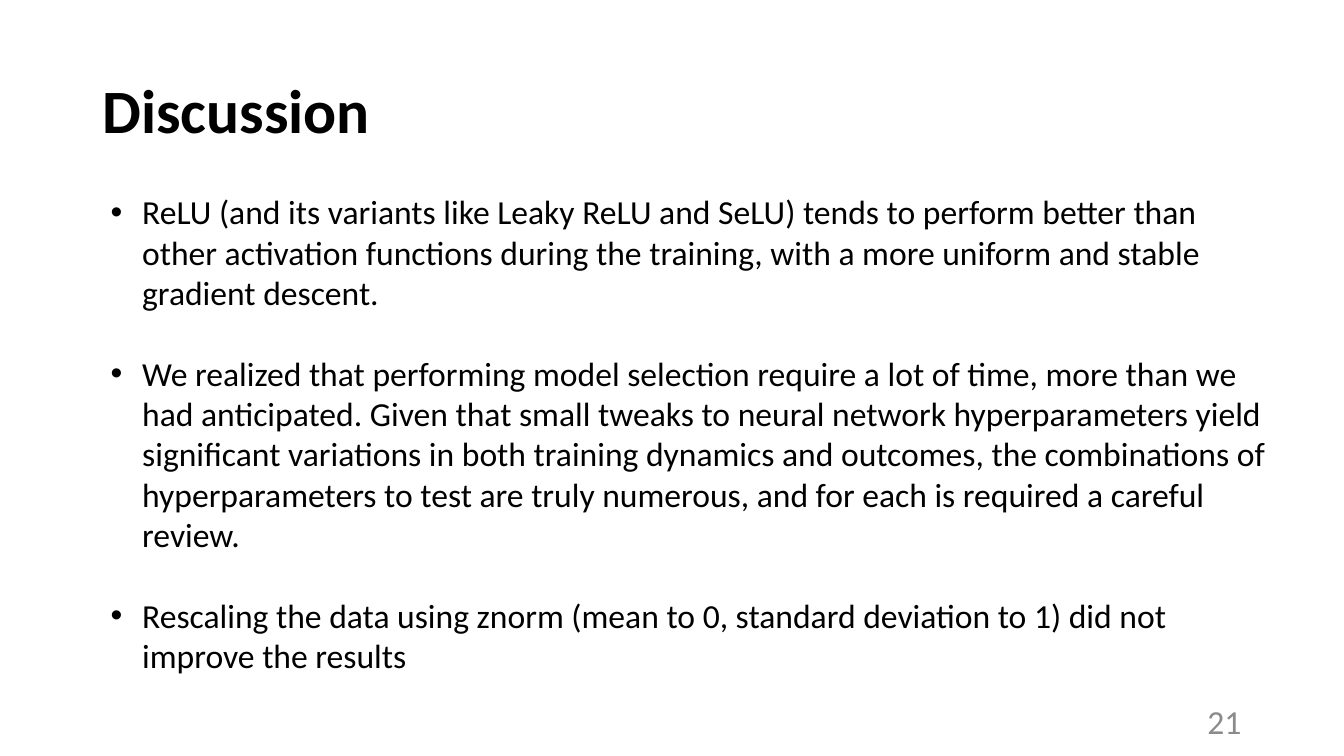
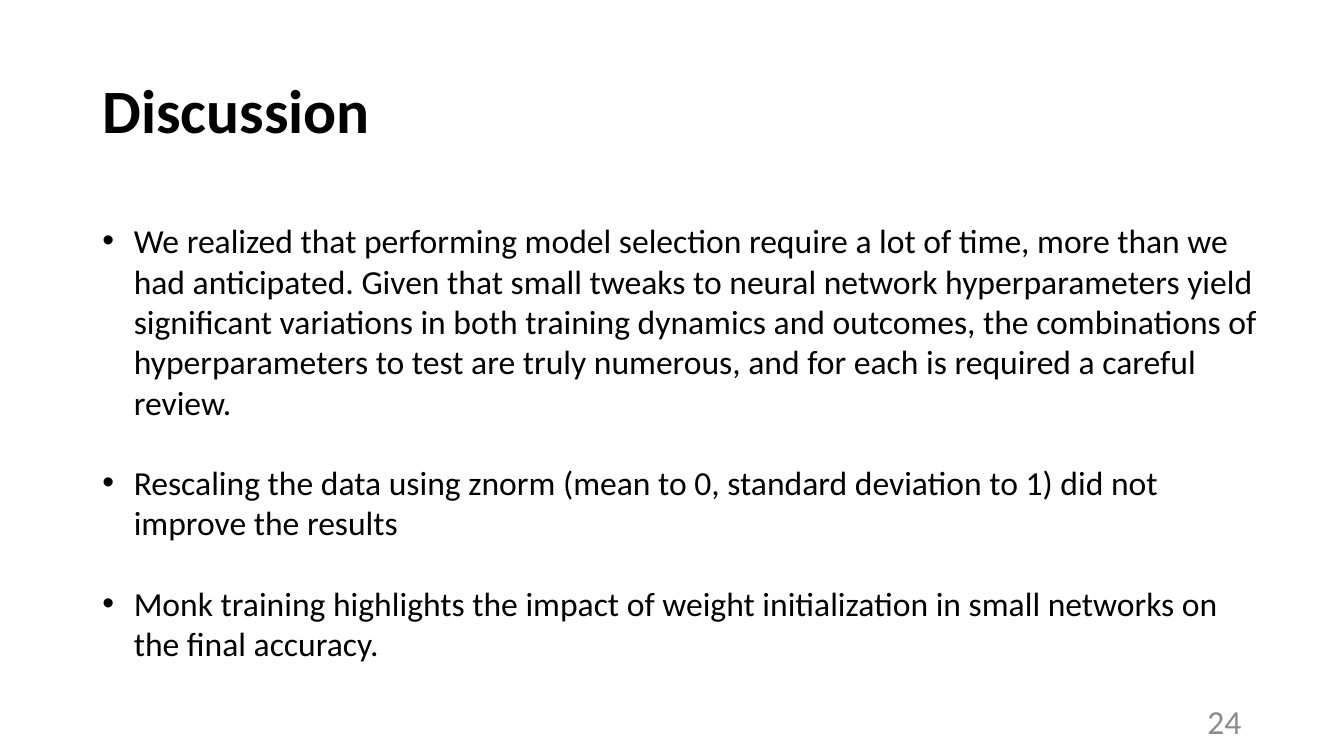
Before and after one commit to tommasoDR/NN-Implementation, a slide deck: slide 24 of Report.pptx (slide 21 before the commit). Drawn at 1344x756 pixels with LibreOffice and Linux fonts; fonts in the diff are those of the drawing. Boxes give left, top, right and bottom in pixels: in the first picture for what was removed or moved away, otherwise in the second. Text is boxed around its words. In the diff, an @@ line names an element or a change of style, - is before the commit and + after.

```diff
--- a/Report.pptx
+++ b/Report.pptx
@@ text at [142, 199, 1200, 311]: paragraph removed @@
-• ReLU (and its variants like Leaky ReLU and SeLU) tends to perform better than other activation functions during the training, with a more uniform and stable gradient descent.
@@ text "We realized that performing model ...": place and size @@
-text "We realized that performing model ..." at [142, 199, 1265, 674]
+text "We realized that performing model ..." at [134, 229, 1256, 662]
@@ text at [134, 592, 1217, 662]: paragraph added @@
+• Monk training highlights the impact of weight initialization in small networks on the final accuracy.
@@ page number at [1207, 712, 1241, 734]: text changed @@
-21
+24
```
Also in this commit, not shown: 11 other slides changed, 3 slides added, 4 other files.
